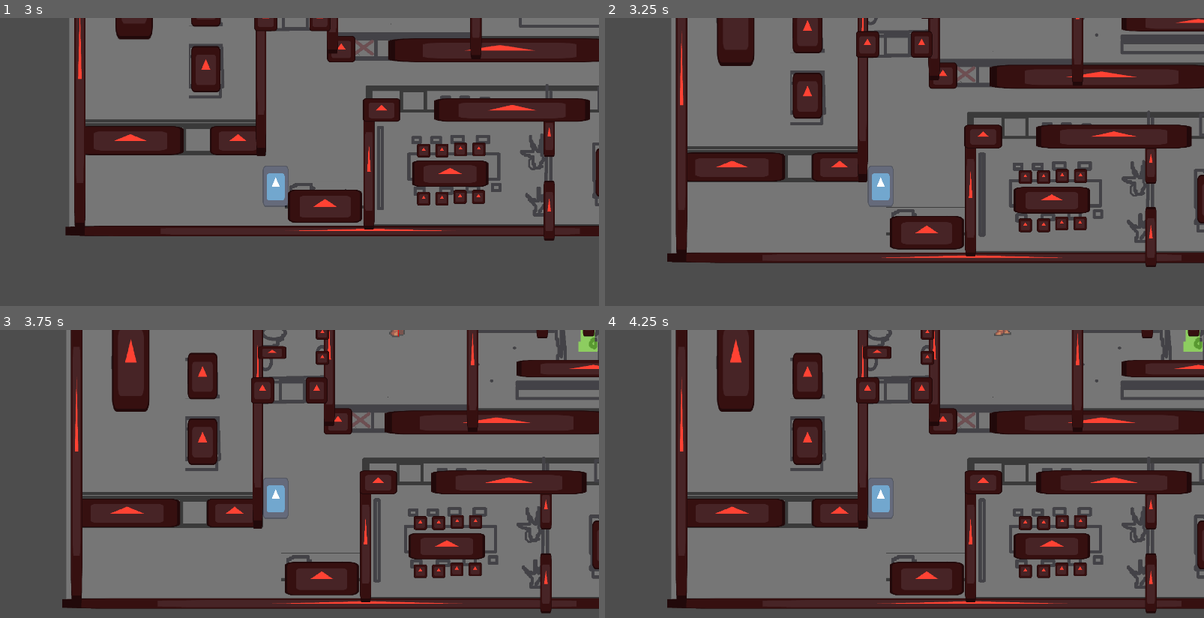
Above: before the commit, frames 1-4 (two rows, left to right).
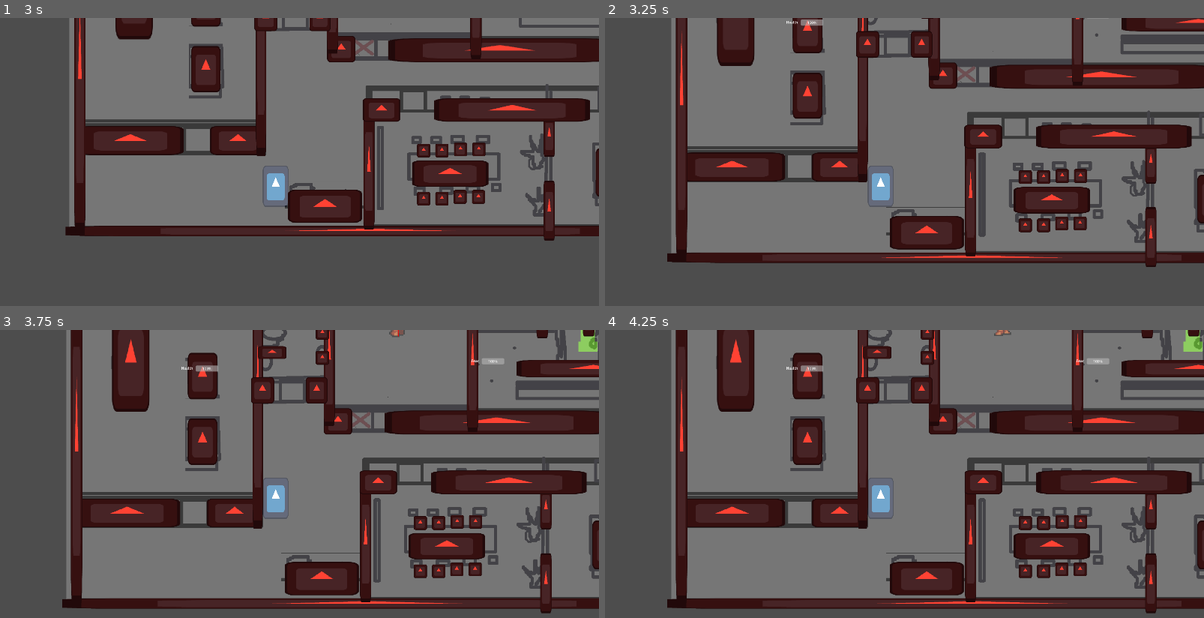
Above: after the commit, the same moments.

Repository: CarolineRoemer1998/NotABug
Game: Godot game, scene res://components/main/main.tscn
Two runs of this game, one before a commit and one after it. Both use one fixed random seed, a clock stepped at 60 frames per second and the inputs below. The engine's default icon, where the game draws it, is replaced by a stand-in: a white triangle on a blue panel in a dark square.
Inputs:
- Up to frame 1 (3 s): tap Enter at 0.5 s; hold D (move_right) 0.53-1.28 s; tap Space (accept) at 0.6, 2, 2.85 s; hold S (move_down) 1.28-2.03 s; tap Shift (dash) at 1.35 s; hold D (move_right) 2.03-2.78 s; tap ] (show_or_hide_dev_tools) at 2.1 s; hold W (move_up) from 2.78 s (still down)
- Up to frame 2 (3.25 s): keep holding W (move_up)
- Up to frame 3 (3.75 s): release W (move_up) at 3.53 s; hold A (move_left) from 3.53 s (still down); tap Shift (dash) at 3.6 s
- Up to frame 4 (4.25 s): keep holding A (move_left)

Frame 1 is identical in both runs. In frame 2, less than 0.1% of the frame differs, in the area x 30-37%, y 0-3%; in frame 3, 0.2%, in the area x 30-85%, y 9-15%; in frame 4, 0.2%.

Commit message:
Temporarily don't show tutorial

Diff:
--- a/components/main/main.tscn
+++ b/components/main/main.tscn
@@ -110,9 +110,6 @@
 [node name="Player" parent="Game" unique_id=284675764 instance=ExtResource("1_63q0e")]
 position = Vector2(98.51, 252.865)
 
-[node name="UI" parent="Game/Player" index="5" unique_id=1900340849]
-visible = false
-
 [node name="Camera2D" type="Camera2D" parent="Game/Player" unique_id=1287668890]
 position = Vector2(18.375494, 0.097416155)
 zoom = Vector2(0.725, 0.725)
@@ -182,7 +179,6 @@
 [node name="BG" parent="." unique_id=120603730 instance=ExtResource("7_ymw2v")]
 
 [node name="UI" type="Control" parent="." unique_id=443723934]
-visible = false
 layout_mode = 3
 anchors_preset = 0
 offset_right = 640.0
--- a/components/ui/TutorialScreen.gd
+++ b/components/ui/TutorialScreen.gd
@@ -6,3 +6,5 @@
 		if Input.is_action_just_pressed("accept"):
 			visible = false
 			GameManager.current_game_state = GameManager.STATE.Playing
+	if GameManager.current_game_state == GameManager.STATE.Playing:
+		visible = false
--- a/globals/GameManager.gd
+++ b/globals/GameManager.gd
@@ -6,7 +6,7 @@
 var current_health : float = 100.0
 var current_fear : float = 100.0
 
-var current_game_state : STATE = STATE.Tutorial
+var current_game_state : STATE = STATE.Playing # TODO: zurück zu Tutorial ändern für Export
 
 var collected_items : Array[Item] = []
 
